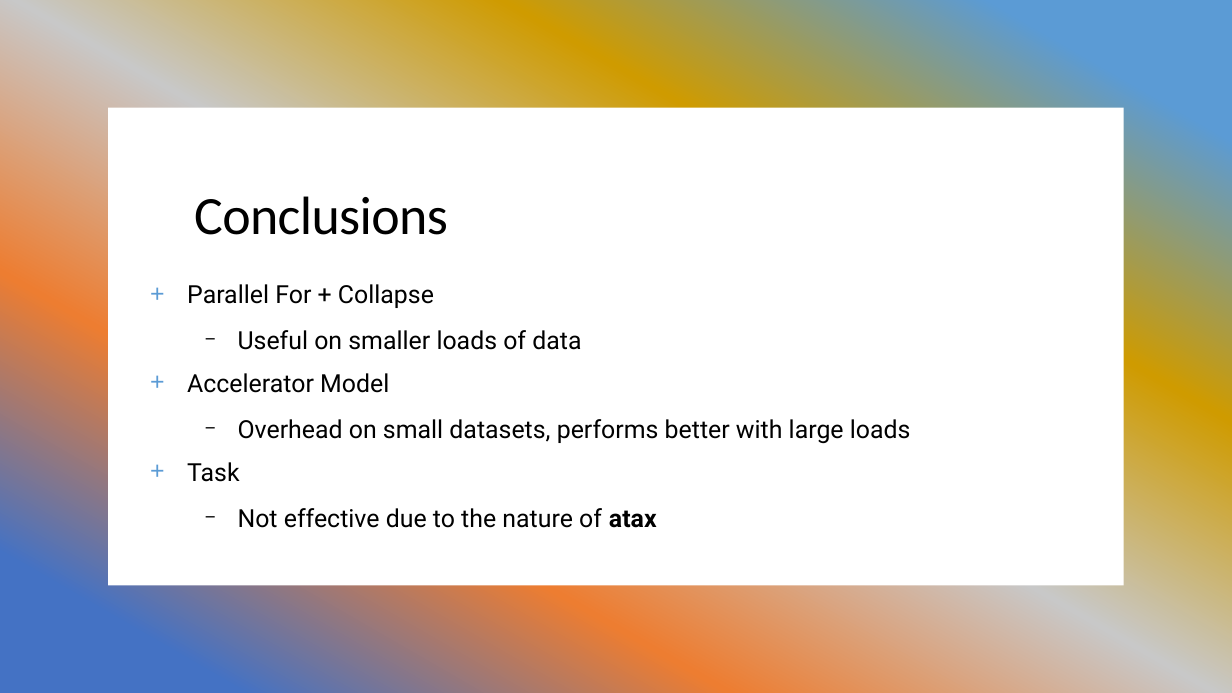
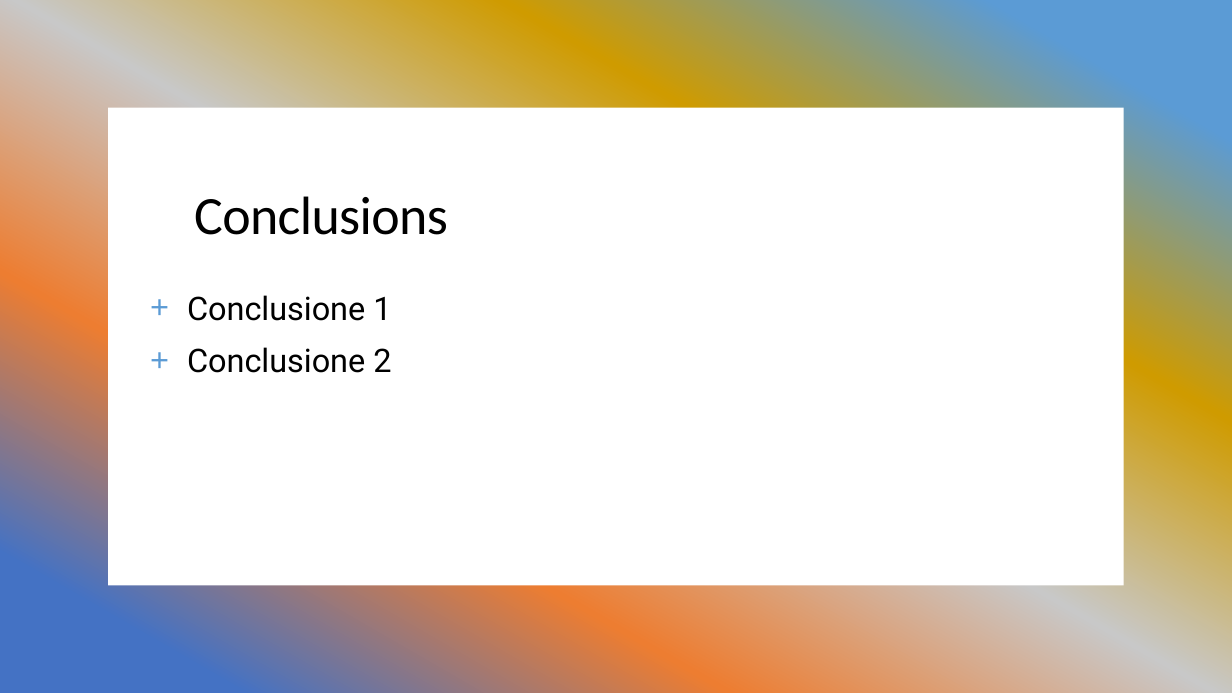
Before and after one commit to salor02/assignment-HPC, a slide deck: slide 9 of assignment-2/ATAX Problem Optimization.pptx (slide 10 before the commit). Drawn at 1232x693 pixels with LibreOffice and Linux fonts; fonts in the diff are those of the drawing. Boxes give left, top, right and bottom in pixels: in the first picture for what was removed or moved away, otherwise in the second. Text is boxed around its words. In the diff, an @@ line names an element or a change of style, - is before the commit and + after.

```diff
--- a/assignment-2/ATAX Problem Optimization.pptx
+++ b/assignment-2/ATAX Problem Optimization.pptx
@@ text at box(187, 295, 391, 373): text changed; size 19.4 to 25.3 pt @@
-+ Parallel For + Collapse
-  − Useful on smaller loads of data
-+ Accelerator Model
-  − Overhead on small datasets, performs better with large loads
-+ Task
-  − Not effective due to the nature of atax
++ Conclusione 1
++ Conclusione 2
```
Also in this commit, not shown: 5 other slides changed, 3 slides added, 4 slides removed.
